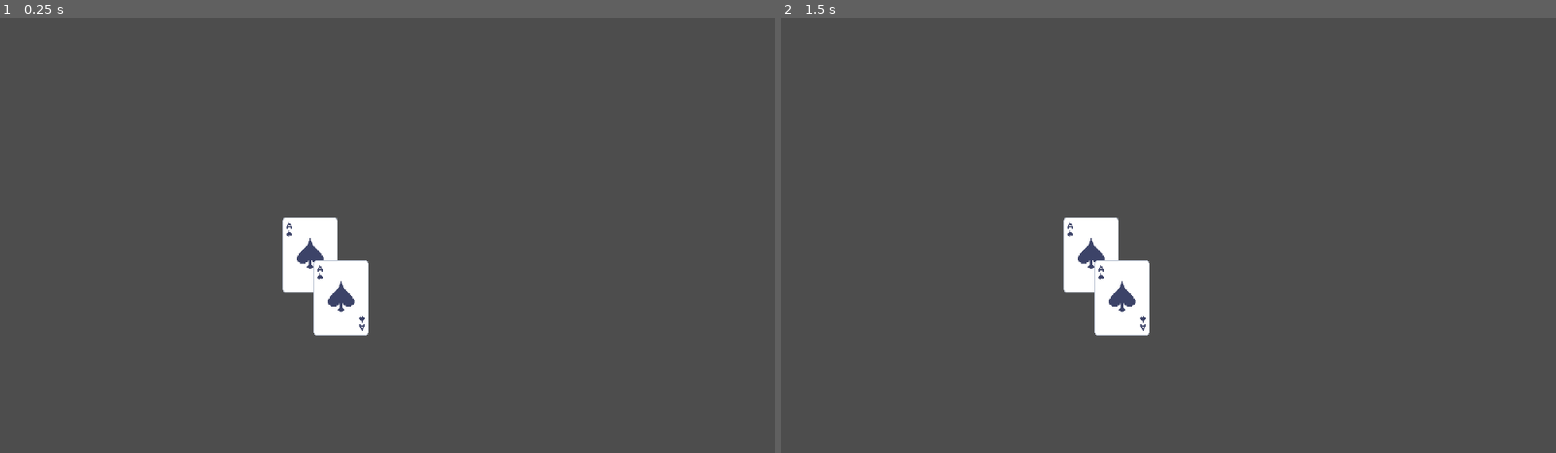
Above: before the commit, frames 1-2 (left to right).
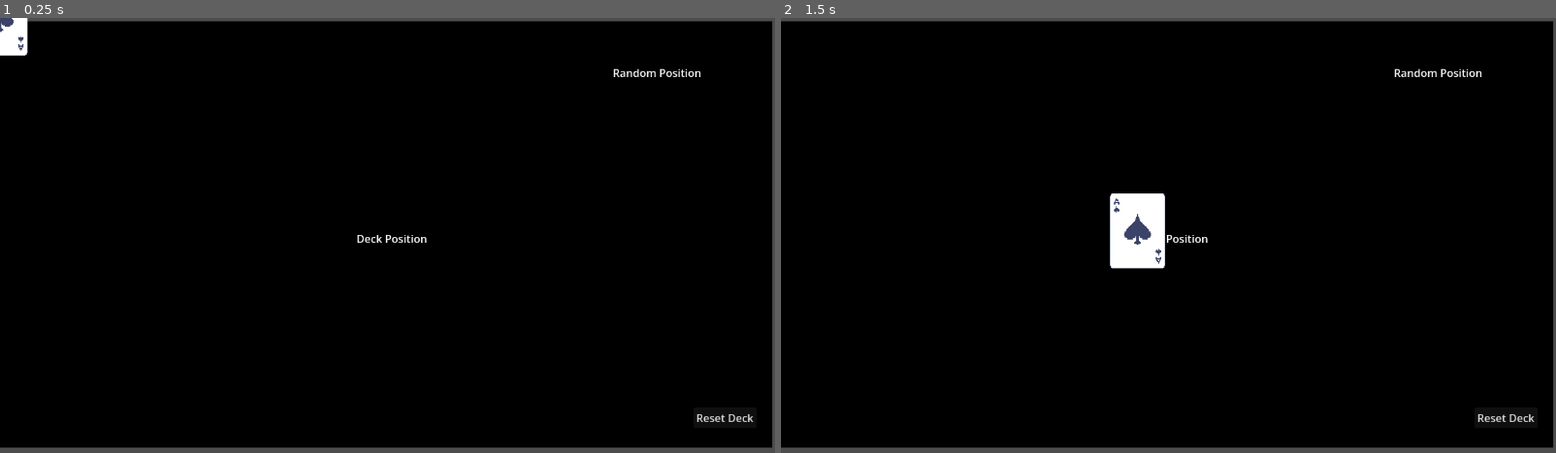
Above: after the commit, the same moments.

Repository: spicywheatbread/art-of-egyptian-war
Game: Godot game, scene res://Assets/Scenes/test.tscn
The game is run twice, just before and just after one commit, with the same random seed, the same clock (stepped at 60 frames per second) and the same inputs.
Inputs (mouse positions are in pixels of both pictures, inside the frame that each line leads up to):
- Up to frame 1 (0.25 s): no input
- Up to frame 2 (1.5 s): click (1509, 418) at 0.5 s, where only the run after the commit has a clickable "Reset Deck"; move the mouse to (1091, 252) at 1.27 s; click (1091, 252) at 1.42 s

The runs differ from the first frame. In frame 1, 98% of the frame differs, in the area x 0-100%, y 0-99%; in frame 2, 98%.

Commit message:
Starting to initialize a scene.

Diff:
--- a/Assets/Scenes/test.tscn
+++ b/Assets/Scenes/test.tscn
@@ -1,15 +1,48 @@
 [gd_scene format=3 uid="uid://cvm5e3rsawxhi"]
 
+[ext_resource type="Script" uid="uid://csrdqhnq7qehm" path="res://Assets/Scripts/test_scene.gd" id="1_3fuio"]
 [ext_resource type="PackedScene" uid="uid://bixoatsoqg66h" path="res://Assets/Scenes/card.tscn" id="1_37kl0"]
 
+[sub_resource type="Gradient" id="Gradient_4ejv0"]
+
+[sub_resource type="GradientTexture2D" id="GradientTexture2D_3fuio"]
+gradient = SubResource("Gradient_4ejv0")
+fill_to = Vector2(0, 0)
+
 [node name="test_scene" type="Node" unique_id=586198480]
+script = ExtResource("1_3fuio")
+card_tscn = ExtResource("1_37kl0")
 
-[node name="Card" parent="." unique_id=1788740857 instance=ExtResource("1_37kl0")]
-position = Vector2(460.99997, 352.99997)
-scale = Vector2(0.1, 0.1)
-debug_name = "back card"
+[node name="Reset Button" type="Button" parent="." unique_id=471743317]
+offset_left = 1031.0
+offset_top = 580.0
+offset_right = 1125.0
+offset_bottom = 611.0
+text = "Reset Deck"
 
-[node name="Card2" parent="." unique_id=775175373 instance=ExtResource("1_37kl0")]
-position = Vector2(507, 417)
-scale = Vector2(0.1, 0.1)
-debug_name = "front card"
+[node name="Backgorund" type="Sprite2D" parent="." unique_id=681653225]
+z_index = -5
+position = Vector2(572, 322.5)
+scale = Vector2(18, 9.921875)
+texture = SubResource("GradientTexture2D_3fuio")
+metadata/_edit_lock_ = true
+
+[node name="Deck Position" type="Node2D" parent="." unique_id=1616714325]
+position = Vector2(530, 317)
+metadata/_edit_group_ = true
+
+[node name="Label" type="Label" parent="Deck Position" unique_id=6264525]
+offset_right = 40.0
+offset_bottom = 23.0
+text = "Deck Position"
+
+[node name="Random Position" type="Node2D" parent="." unique_id=967168217]
+position = Vector2(911, 70)
+metadata/_edit_group_ = true
+
+[node name="Label" type="Label" parent="Random Position" unique_id=1813113541]
+offset_right = 40.0
+offset_bottom = 23.0
+text = "Random Position"
+
+[connection signal="pressed" from="Reset Button" to="." method="_on_button_pressed"]
--- a/Assets/Scripts/card.gd
+++ b/Assets/Scripts/card.gd
@@ -1,12 +1,18 @@
 extends Area2D
 
-var rank = 13
-@export var debug_name = "Ace of Spades"
+var rank
+var suit
+
+var card_name = "Unnamed Card"
 
 # Called when the node enters the scene tree for the first time.
 func _ready() -> void:
 	pass # Replace with function body.
 
+func setup(rank: int, suit: String) -> void:
+	rank = rank
+	suit = suit
+	card_name = str(rank, " of ", suit)
 
 # Called every frame. 'delta' is the elapsed time since the previous frame.
 func _process(delta: float) -> void:
@@ -16,5 +22,5 @@
 func _on_input_event(viewport: Node, event: InputEvent, shape_idx: int) -> void:
 	if event is InputEventMouseButton:
 		if event.button_index == MouseButton.MOUSE_BUTTON_LEFT and event.pressed:
-			print("clicked" + debug_name)
+			print("clicked " + card_name)
 			get_viewport().set_input_as_handled()
--- /dev/null
+++ b/Assets/Scripts/test_scene.gd
@@ -0,0 +1,29 @@
+extends Node
+
+@export var card_tscn : PackedScene
+var suits = ["Hearts", "Clubs", "Spades", "Diamonds" ]
+var cards = []
+var deck_position : Vector2
+
+# Called when the node enters the scene tree for the first time.
+func _ready() -> void:
+	deck_position = $"Deck Position".position
+	for suit in suits:
+		for rank in range(1, 14):
+			var new_card = card_tscn.instantiate()
+			new_card.setup(rank, suit)
+			new_card.scale = Vector2(0.1, 0.1)
+			cards.append(new_card)
+			add_child(new_card)
+
+func reset_deck() -> void:
+	for card in cards:
+		card.position = deck_position
+
+# Called every frame. 'delta' is the elapsed time since the previous frame.
+func _process(delta: float) -> void:
+	pass
+
+
+func _on_button_pressed() -> void:
+	reset_deck()
Not shown, added: Assets/Scripts/test_scene.gd.uid
